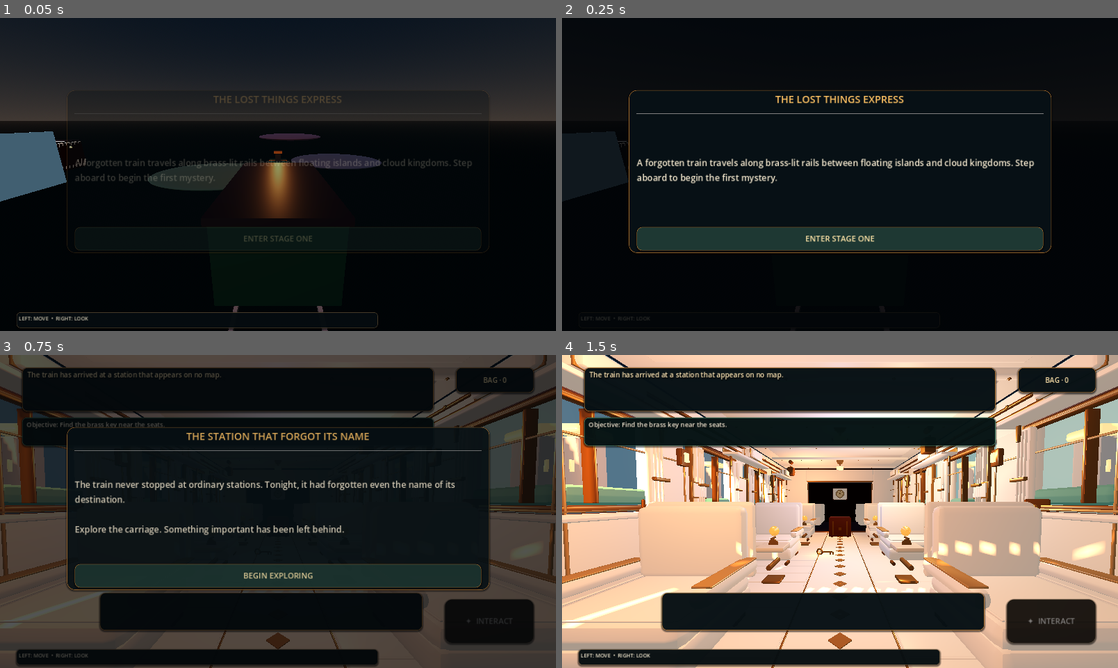
Above: before the commit, frames 1-4 (two rows, left to right).
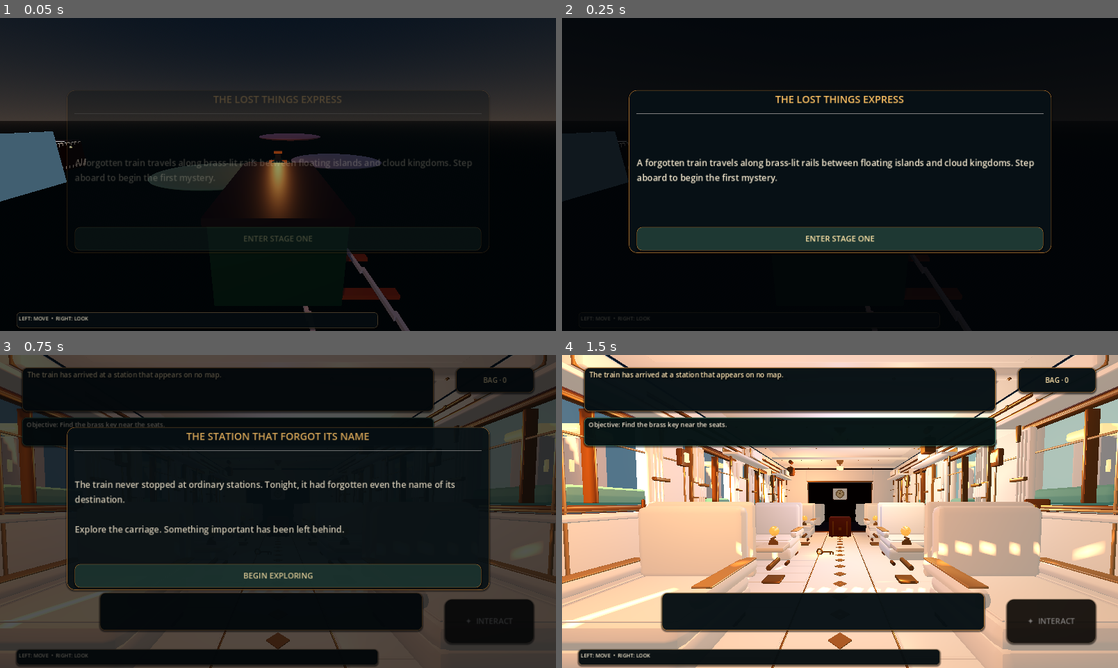
Above: after the commit, the same moments.

Repository: bdssmdkacem-dot/lost-things-express
Game: Godot game, scene res://scenes/main.tscn
The game is run twice, just before and just after one commit, with the same random seed, the same clock (stepped at 60 frames per second) and the same inputs.
Inputs:
- Up to frame 1 (0.05 s): no input
- Up to frame 2 (0.25 s): no input
- Up to frame 3 (0.75 s): click "ENTER STAGE ONE" at 0.5 s
- Up to frame 4 (1.5 s): click "BEGIN EXPLORING" at 1.25 s

The runs differ from the first frame. In frame 1, 0.8% of the frame differs, in the area x 41-74%, y 38-100%; in frame 2, less than 0.1%; in frame 3, nothing differs; in frame 4, nothing differs.

Commit message:
art: round locomotive boiler and curve the railway through cloud worlds

Diff:
--- a/scripts/main.gd
+++ b/scripts/main.gd
@@ -694,13 +694,30 @@
 		island_mesh.material_override = island_mat
 		world_intro_root.add_child(island_mesh)
 
-	for z in range(-12, 17, 2):
-		_intro_box("Railway sleeper", Vector3(30.0, 0.0, float(z)), Vector3(4.2, 0.16, 0.34), Color(0.20, 0.095, 0.05))
-	for x in [28.65, 31.35]:
-		_intro_box("Polished rail", Vector3(x, 0.16, 2.0), Vector3(0.13, 0.16, 30.0), Color(0.52, 0.55, 0.60), 0.82)
+	for z in range(-14, 19, 2):
+		var curve_x := 30.0 + sin(float(z) * 0.115) * 2.4
+		_intro_box("Railway sleeper", Vector3(curve_x, 0.0, float(z)), Vector3(4.2, 0.16, 0.34), Color(0.20, 0.095, 0.05))
+		for rail_side in [-1.0, 1.0]:
+			var rail := _intro_box("Curved polished rail", Vector3(curve_x + rail_side * 1.34, 0.16, float(z)), Vector3(0.13, 0.16, 2.2), Color(0.52, 0.55, 0.60), 0.82)
+			rail.rotation.y = cos(float(z) * 0.115) * 0.16
+
 
 	_intro_box("Locomotive chassis", Vector3(30.0, 1.05, 0.2), Vector3(2.8, 0.42, 6.8), Color(0.035, 0.095, 0.075), 0.35)
-	_intro_box("Locomotive boiler", Vector3(30.0, 1.85, -1.1), Vector3(1.55, 1.35, 4.7), Color(0.025, 0.14, 0.105), 0.42)
+	var boiler := MeshInstance3D.new()
+	boiler.name = "Rounded green steam boiler"
+	var boiler_mesh := CylinderMesh.new()
+	boiler_mesh.top_radius = 0.76
+	boiler_mesh.bottom_radius = 0.76
+	boiler_mesh.height = 4.7
+	boiler.mesh = boiler_mesh
+	boiler.position = Vector3(30.0, 1.85, -1.1)
+	boiler.rotation_degrees.x = 90.0
+	var boiler_mat := StandardMaterial3D.new()
+	boiler_mat.albedo_color = Color(0.025, 0.14, 0.105)
+	boiler_mat.metallic = 0.52
+	boiler_mat.roughness = 0.28
+	boiler.material_override = boiler_mat
+	world_intro_root.add_child(boiler)
 	_intro_box("Locomotive cab", Vector3(30.0, 2.05, 2.55), Vector3(2.5, 2.0, 1.8), Color(0.035, 0.11, 0.085), 0.35)
 	_intro_box("Cab window", Vector3(30.0, 2.38, 1.61), Vector3(1.6, 0.9, 0.06), Color(0.055, 0.20, 0.27), 0.15)
 	_intro_box("Brass boiler band", Vector3(30.0, 1.85, -2.2), Vector3(1.63, 1.40, 0.11), Color(0.70, 0.42, 0.13), 0.78)
@@ -709,7 +726,35 @@
 	_intro_box("Chimney", Vector3(30.0, 2.85, -2.1), Vector3(0.52, 0.85, 0.52), Color(0.055, 0.065, 0.06), 0.45)
 	_intro_box("Chimney cap", Vector3(30.0, 3.28, -2.1), Vector3(0.78, 0.12, 0.78), Color(0.67, 0.42, 0.14), 0.78)
 	_intro_box("Headlamp brass housing", Vector3(30.0, 2.0, -3.52), Vector3(0.62, 0.62, 0.30), Color(0.72, 0.43, 0.13), 0.8)
-	_intro_box("Headlamp glowing glass", Vector3(30.0, 2.0, -3.70), Vector3(0.39, 0.39, 0.08), Color(1.0, 0.72, 0.32), 0.1)
+	var headlamp_glass := MeshInstance3D.new()
+	headlamp_glass.name = "Glowing round headlamp lens"
+	var headlamp_mesh := SphereMesh.new()
+	headlamp_mesh.radius = 0.21
+	headlamp_mesh.height = 0.42
+	headlamp_glass.mesh = headlamp_mesh
+	headlamp_glass.position = Vector3(30.0, 2.0, -3.72)
+	var glow_material := StandardMaterial3D.new()
+	glow_material.albedo_color = Color(1.0, 0.66, 0.24)
+	glow_material.emission_enabled = true
+	glow_material.emission = Color(1.0, 0.48, 0.12)
+	glow_material.emission_energy_multiplier = 2.8
+	headlamp_glass.material_override = glow_material
+	world_intro_root.add_child(headlamp_glass)
+	var headlamp_light := OmniLight3D.new()
+	headlamp_light.position = Vector3(30.0, 2.0, -4.0)
+	headlamp_light.light_color = Color(1.0, 0.52, 0.20)
+	headlamp_light.light_energy = 4.2
+	headlamp_light.omni_range = 10.0
+	world_intro_root.add_child(headlamp_light)
+	var nameplate := Label3D.new()
+	nameplate.name = "Lost and Found nameplate"
+	nameplate.text = "Lost & Found"
+	nameplate.font_size = 48
+	nameplate.pixel_size = 0.003
+	nameplate.modulate = Color(1.0, 0.72, 0.36)
+	nameplate.position = Vector3(30.0, 1.46, -3.78)
+	nameplate.rotation_degrees.y = 180.0
+	world_intro_root.add_child(nameplate)
 	for x in [28.55, 31.45]:
 		for z in [-2.35, 0.1, 2.25]:
 			var wheel := MeshInstance3D.new()
